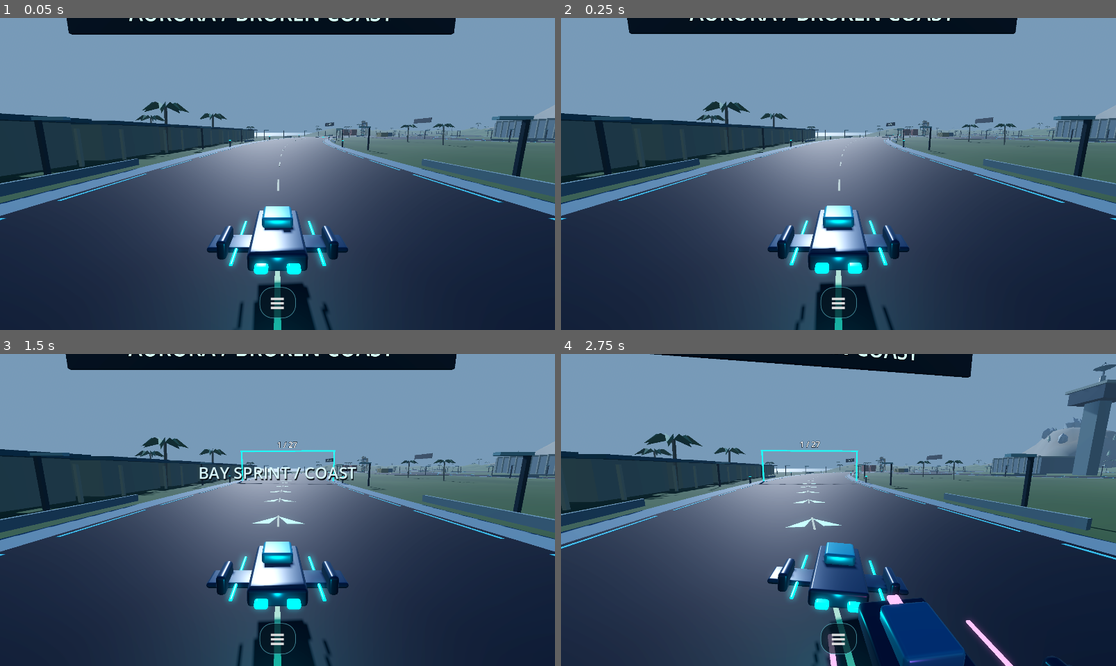
Above: before the commit, frames 1-4 (two rows, left to right).
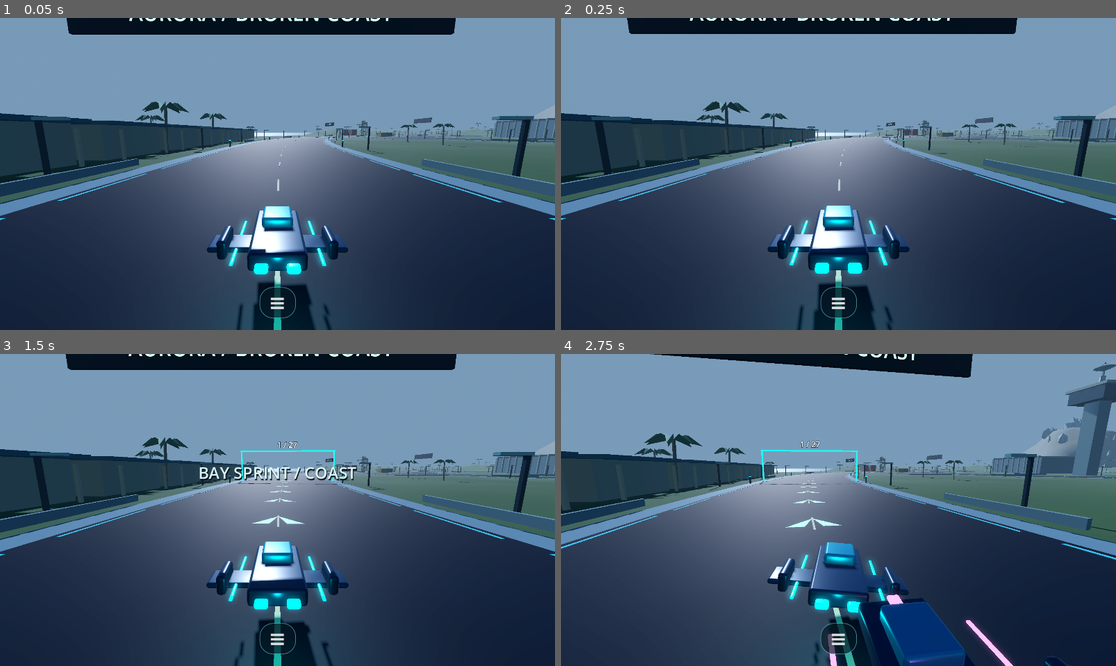
Above: after the commit, the same moments.

Repository: Tricky-Nerdy/neon-pursuit-playtest
Game: Godot game, scene res://scenes/main.tscn
The game is run twice, just before and just after one commit, with the same random seed, the same clock (stepped at 60 frames per second) and the same inputs.
Inputs (mouse positions are in pixels of both pictures, inside the frame that each line leads up to):
- Up to frame 1 (0.05 s): no input
- Up to frame 2 (0.25 s): no input
- Up to frame 3 (1.5 s): click "≡" at 0.5 s; click "RETRY" at 1.25 s
- Up to frame 4 (2.75 s): tap Enter at 2 s; move the mouse to (960, 494) at 2.02 s; hold D (right) from 2.03 s (still down); hold Space (boost) from 2.03 s (still down); click (960, 494) at 2.17 s

The runs differ from the first frame. In frame 1, 0.4% of the frame differs, in the area x 3-97%, y 34-100%; in frame 2, 0.4%; in frame 3, 0.5%, in the area x 0-98%, y 34-100%; in frame 4, 0.2%.

Commit message:
Add sky environment and day night cycle

Diff:
--- a/scripts/game.gd
+++ b/scripts/game.gd
@@ -112,6 +112,8 @@
     telemetry.record("INFO", "world_ready", {"route_meters":coast.length,"checkpoints":coast.route.size(),"landmarks":coast.landmark_count})
 
 func _process(delta: float) -> void:
+    if coast:
+        coast.advance_day_night(delta)
     _camera_follow(delta)
     player.mouse_steer_axis = move_toward(player.mouse_steer_axis,0.0,delta*1.8)
     notice_timer = maxf(0.0,notice_timer-delta)
